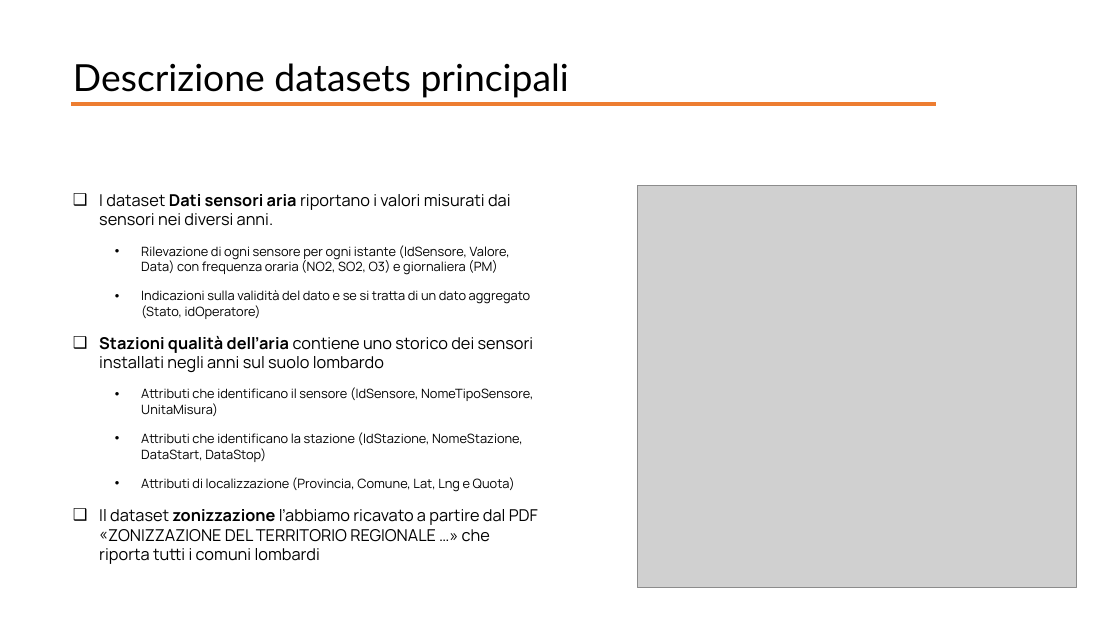
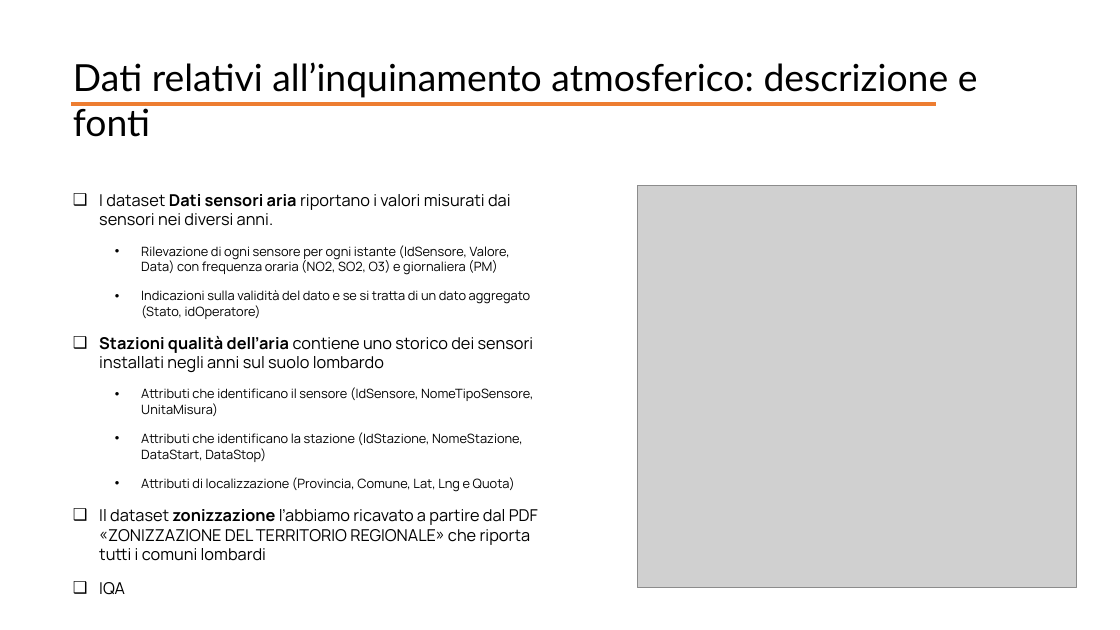
Before and after one commit to giocoal/air-quality-milano-interactive-data-visualization-tableau, a slide deck: slide 8 of Report/Report_progetto_Carbone_Cavallaro_Marconzini_Scuri.pptx (slide 5 before the commit). Drawn at 1120x630 pixels with LibreOffice and Linux fonts; fonts in the diff are those of the drawing; grey boxes stand for pictures. Boxes give left, top, right and bottom in pixels: in the first picture for what was removed or moved away, otherwise in the second. Text is boxed around its words. In the diff, an @@ line names an element or a change of style, - is before the commit and + after.

```diff
--- a/Report/Report_progetto_Carbone_Cavallaro_Marconzini_Scuri.pptx
+++ b/Report/Report_progetto_Carbone_Cavallaro_Marconzini_Scuri.pptx
@@ text at (73, 62, 978, 137): text changed @@
-Descrizione datasets principali
+Dati relativi all’inquinamento atmosferico: descrizione e fonti
@@ text at (99, 509, 538, 595): text changed @@
-❑ Il dataset zonizzazione l’abbiamo ricavato a partire dal PDF «ZONIZZAZIONE DEL TERRITORIO REGIONALE …» che riporta tutti i comuni lombardi
+❑ Il dataset zonizzazione l’abbiamo ricavato a partire dal PDF «ZONIZZAZIONE DEL TERRITORIO REGIONALE» che riporta tutti i comuni lombardi
+❑ IQA
```
Also in this commit, not shown: 5 other slides changed, 9 slides added, 1 slide removed.
